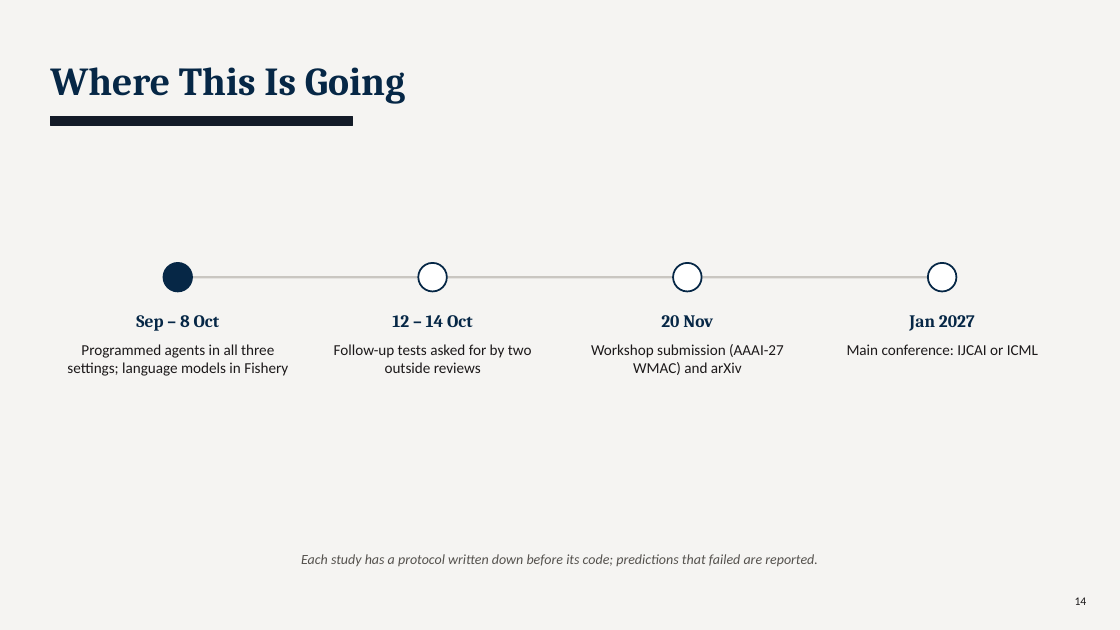
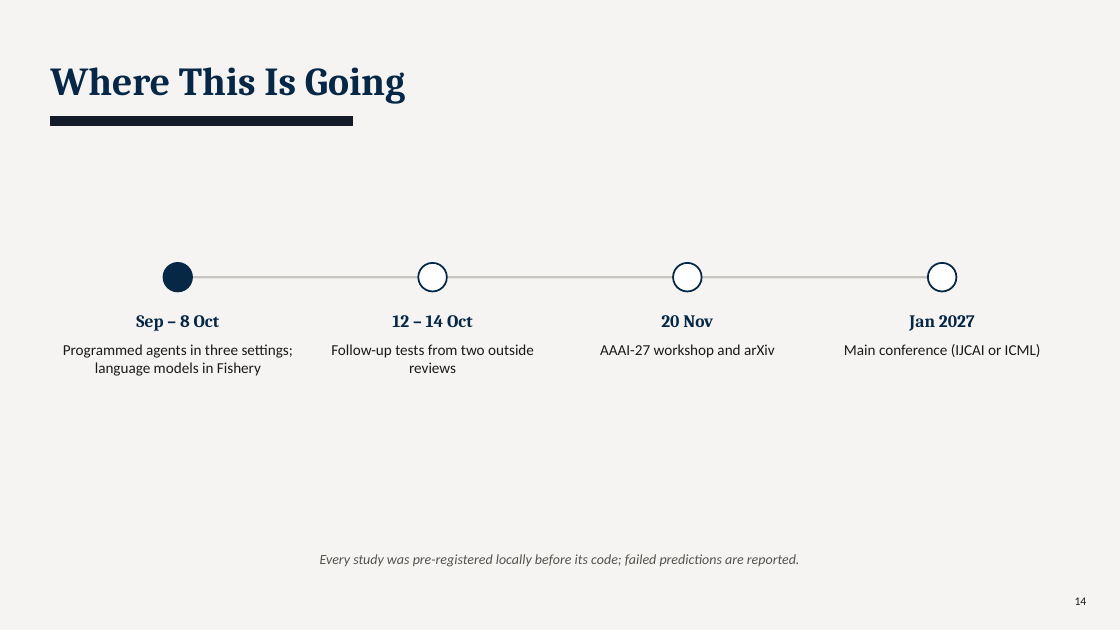
Before and after one commit to TallowCatch/invasion-commons, a slide deck: slide 14 of notes/slides/2026-10-13_phd_catchup/phd_catchup_2026-10-13.pptx. Drawn at 1120x630 pixels with LibreOffice and Linux fonts; fonts in the diff are those of the drawing. Boxes give left, top, right and bottom in pixels: in the first picture for what was removed or moved away, otherwise in the second. Text is boxed around its words. In the diff, an @@ line names an element or a change of style, - is before the commit and + after.

```diff
--- a/notes/slides/2026-10-13_phd_catchup/phd_catchup_2026-10-13.pptx
+++ b/notes/slides/2026-10-13_phd_catchup/phd_catchup_2026-10-13.pptx
@@ text at (63,344,293,376): text changed @@
-Programmed agents in all three settings; language models in Fishery
+Programmed agents in three settings; language models in Fishery
@@ text at (331,344,534,373): text changed @@
-Follow-up tests asked for by two outside reviews
+Follow-up tests from two outside reviews
@@ text at (600,344,775,358): text changed @@
-Workshop submission (AAAI-27 WMAC) and arXiv
+AAAI-27 workshop and arXiv
@@ text at (844,344,1041,357): text changed @@
-Main conference: IJCAI or ICML
+Main conference (IJCAI or ICML)
@@ text at (320,554,800,567): text changed @@
-Each study has a protocol written down before its code; predictions that failed are reported.
+Every study was pre-registered locally before its code; failed predictions are reported.
```
Also in this commit, not shown: 13 other slides changed, 8 other files.
